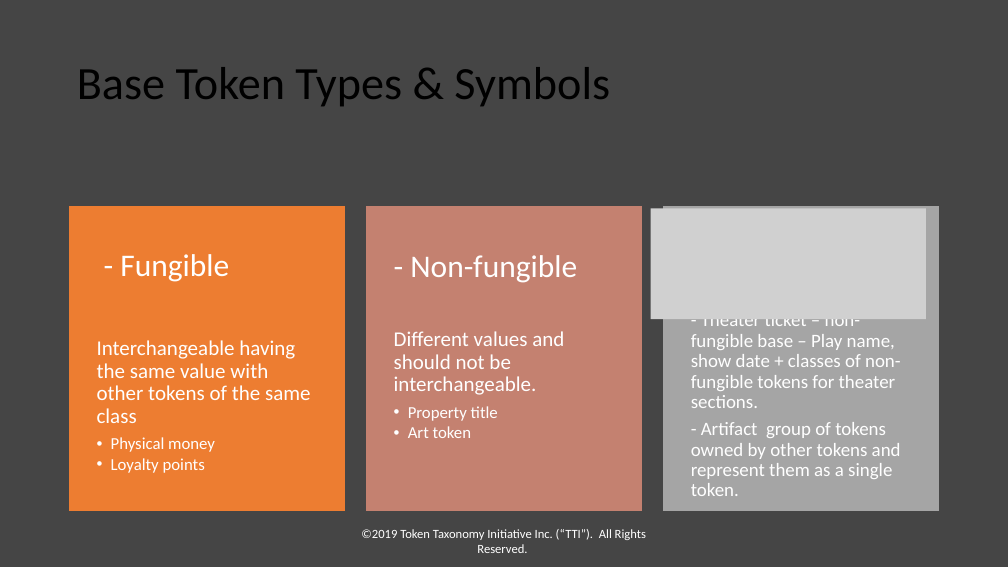
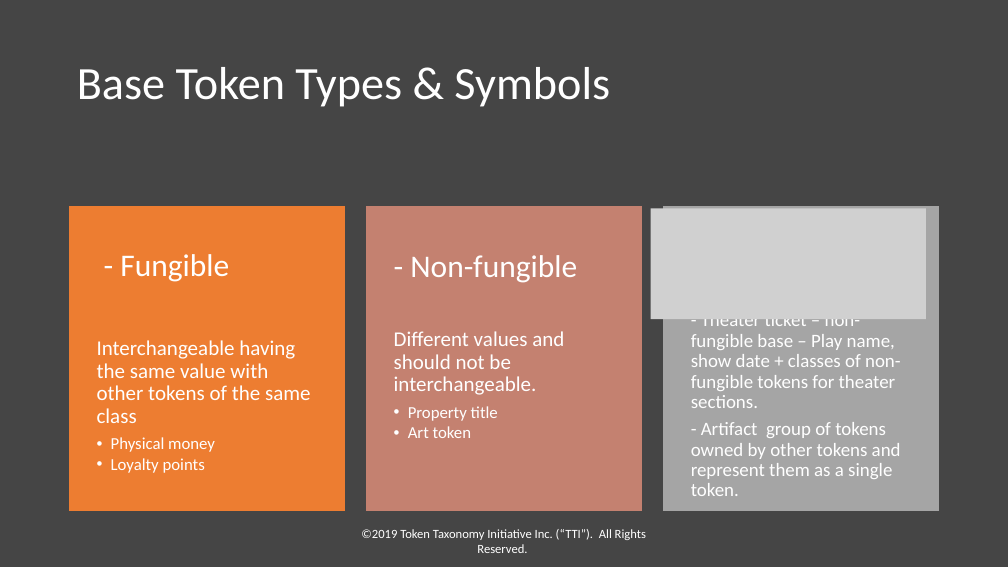
Before and after one commit to vipinsun/TokenTaxonomyFramework-pub, a slide deck: slide 9 of presentations/TTF-Presentation.pptx. Drawn at 1008x567 pixels with LibreOffice and Linux fonts; fonts in the diff are those of the drawing; grey boxes stand for pictures. Boxes give left, top, right and bottom in pixels: in the first picture for what was removed or moved away, otherwise in the second. Text is boxed around its words. In the diff, an @@ line names an element or a change of style, - is before the commit and + after.

```diff
--- a/presentations/TTF-Presentation.pptx
+++ b/presentations/TTF-Presentation.pptx
@@ title "Base Token Types & Symbols" at <box>77,67,610,107</box>: text colour #000000 to #FFFFFF @@
```
Also in this commit, not shown: 10 other slides changed, 17 other files.
